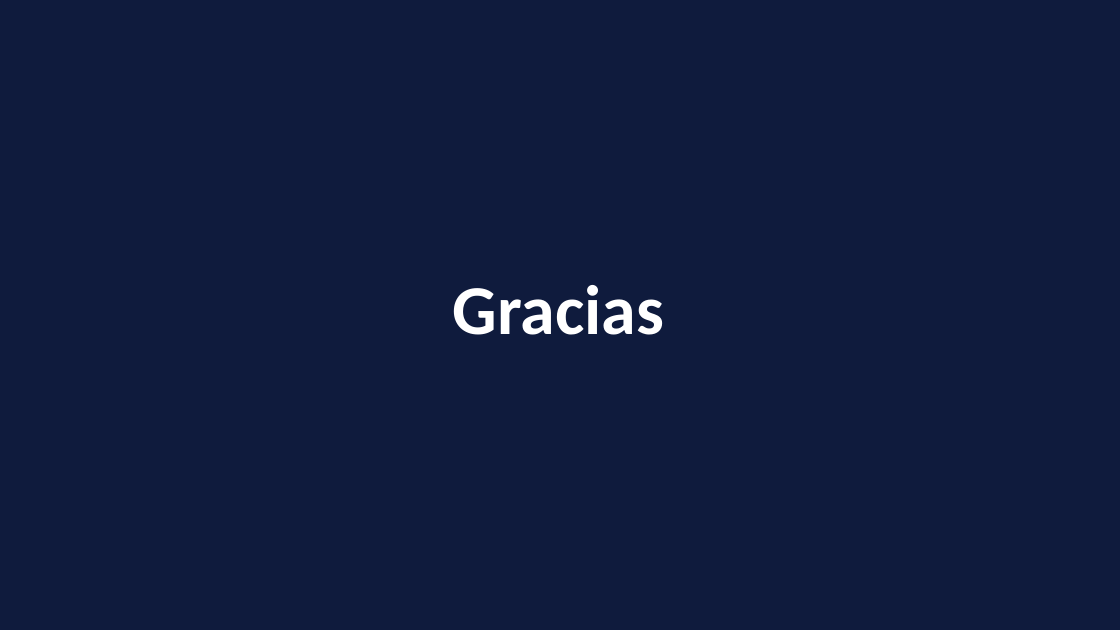
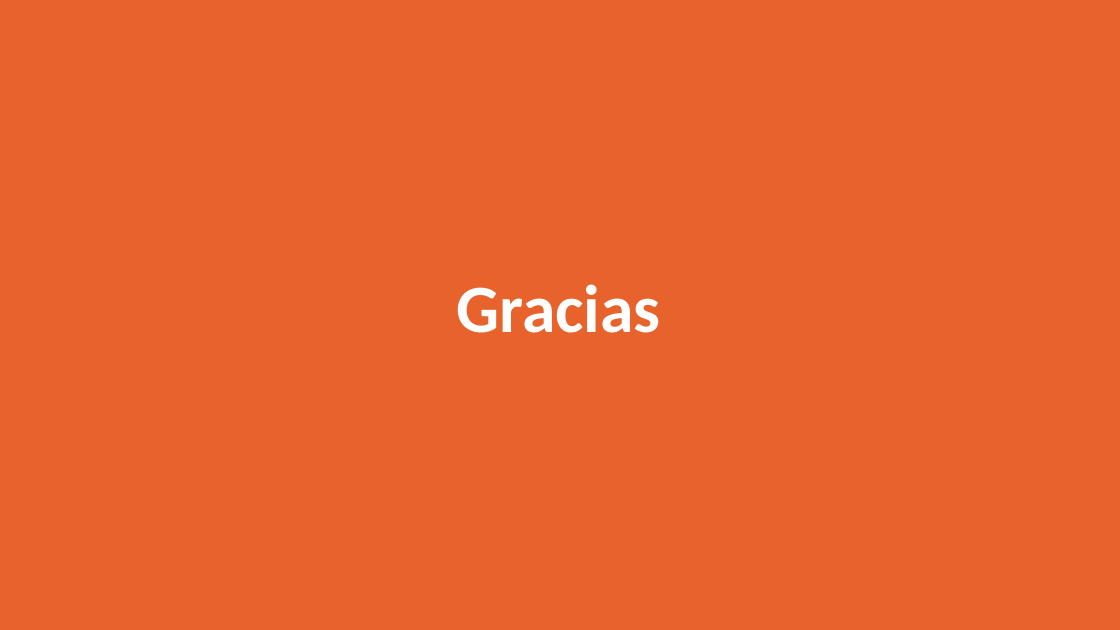
Before and after one commit to gabrielalonso-pr/calypso-knowledge-hub, a slide deck: slide 12 of presentation/calypso-knowledge-hub.pptx. Drawn at 1120x630 pixels with LibreOffice and Linux fonts; fonts in the diff are those of the drawing. Boxes give left, top, right and bottom in pixels: in the first picture for what was removed or moved away, otherwise in the second. Text is boxed around its words. In the diff, an @@ line names an element or a change of style, - is before the commit and + after.

```diff
--- a/presentation/calypso-knowledge-hub.pptx
+++ b/presentation/calypso-knowledge-hub.pptx
@@ rectangle at [0, 0, 1120, 630]: fill #0F1B3D to #E8622C @@
@@ text "Gracias" at [456, 284, 660, 333]: size 60 to 58 pt @@
```
Also in this commit, not shown: 11 other slides changed, 1 other file.
